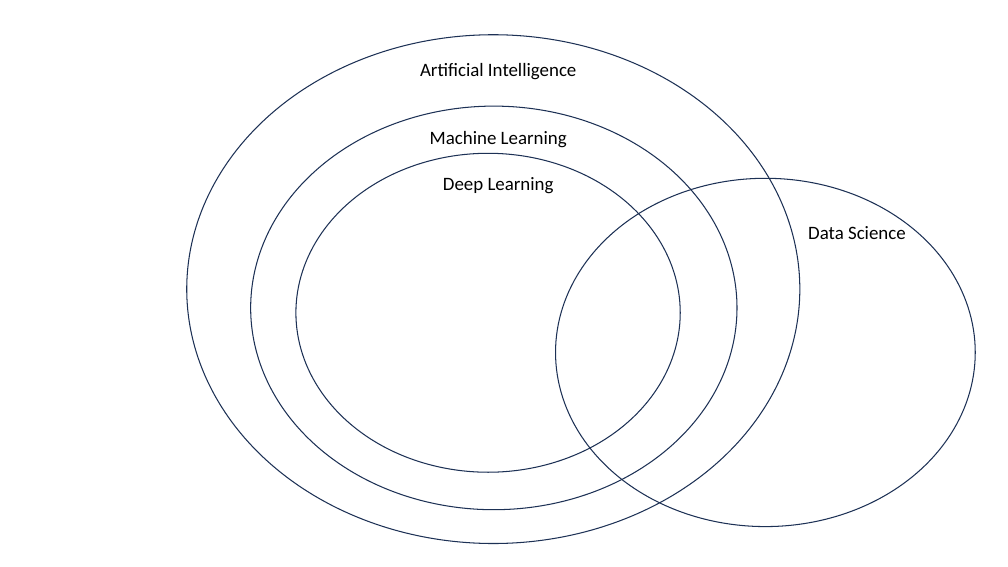
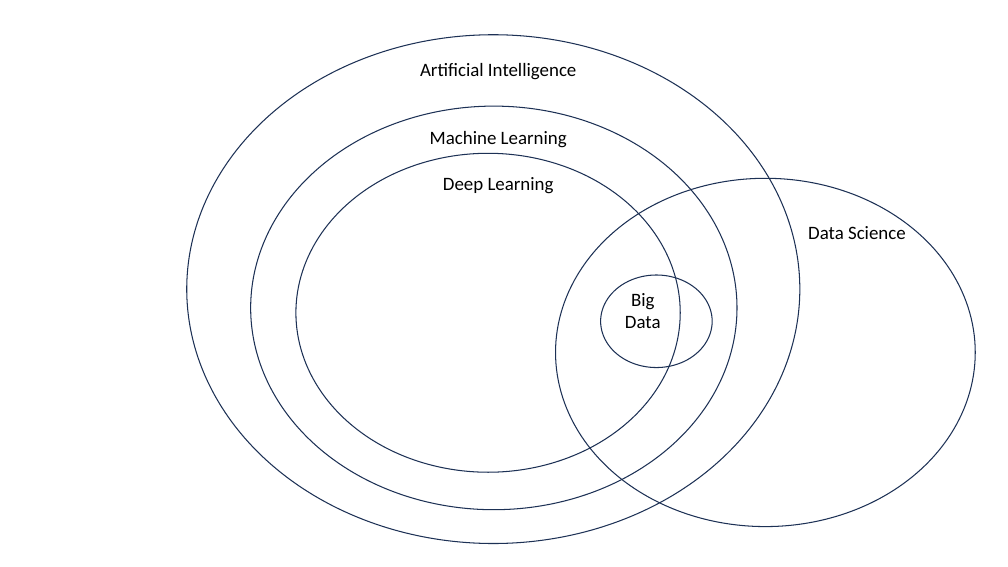
Before and after one commit to fatvdbergdotus/ai, a slide deck: slide 2 of ai.pptx. Drawn at 1008x567 pixels with LibreOffice and Linux fonts; fonts in the diff are those of the drawing. Boxes give left, top, right and bottom in pixels: in the first picture for what was removed or moved away, otherwise in the second. Text is boxed around its words. In the diff, an @@ line names an element or a change of style, - is before the commit and + after.

```diff
--- a/ai.pptx
+++ b/ai.pptx
@@ ellipse added at (601,275,713,368), outline #1E3256 1 pt @@
@@ text added at (625,293,661,328), 18 pt, text #000000 @@
+Big
+Data
```
Also in this commit, not shown: 2 other files.
